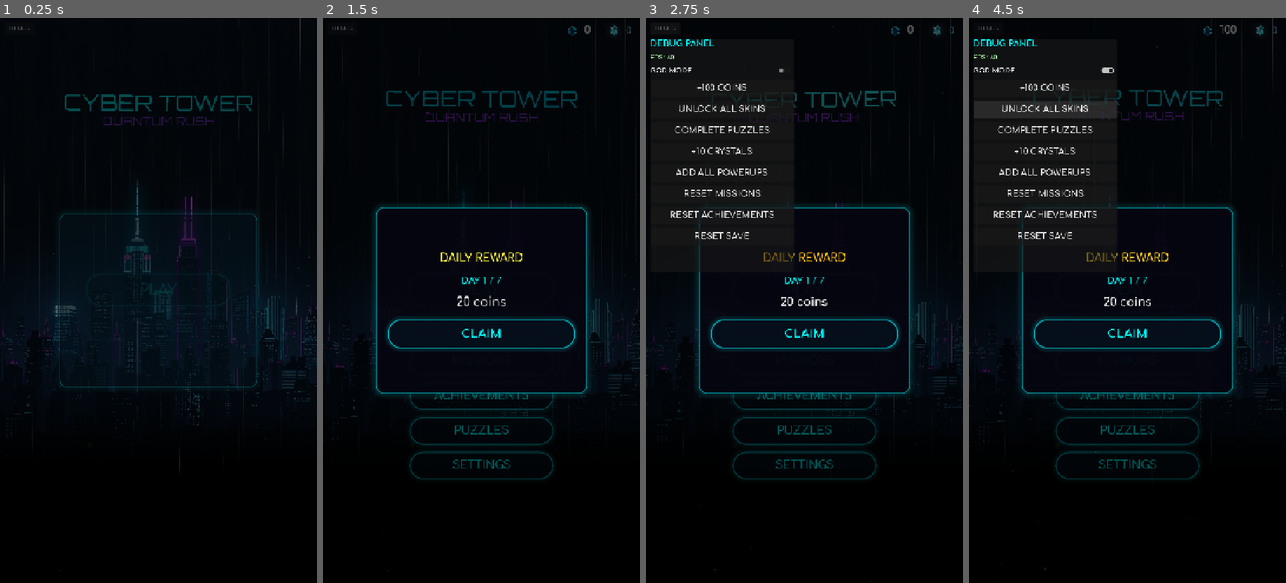
Above: before the commit, frames 1-4 (left to right).
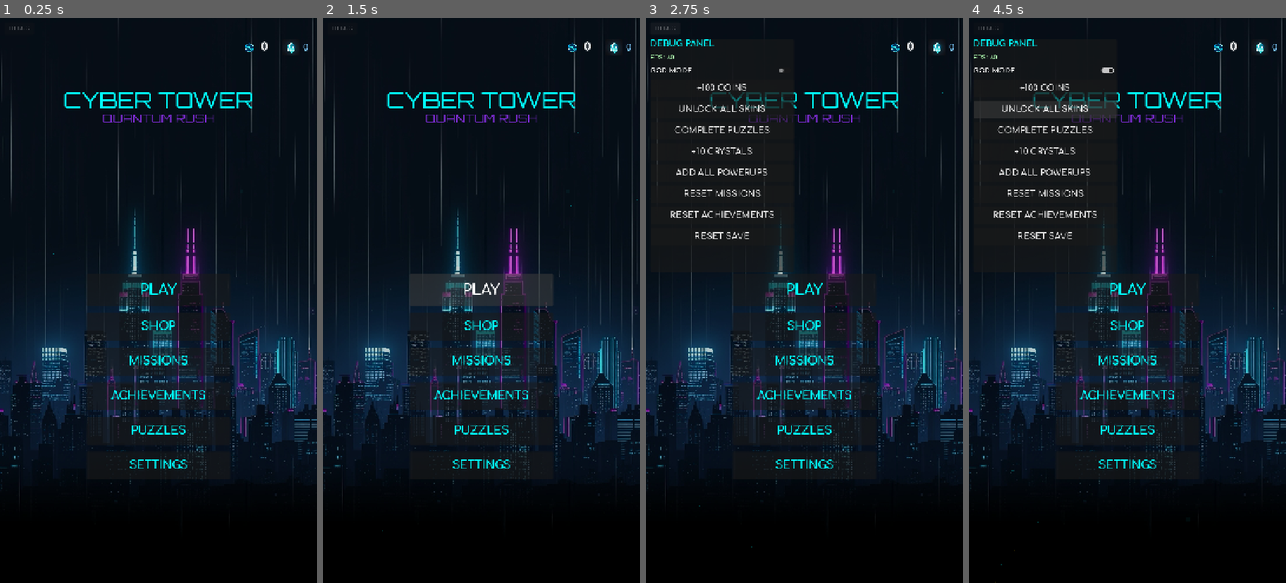
Above: after the commit, the same moments.

Repository: HallowTommy/CTQRWV
Game: Godot game, scene res://scenes/main_menu/main_menu.tscn
Two runs of this game, one before a commit and one after it. Both use one fixed random seed, a clock stepped at 60 frames per second and the inputs below.
Inputs (mouse positions are in pixels of both pictures, inside the frame that each line leads up to):
- Up to frame 1 (0.25 s): no input
- Up to frame 2 (1.5 s): click "PLAY" at 0.5 s; click "PLAY" at 1.25 s
- Up to frame 3 (2.75 s): click "DEBUG" at 2 s
- Up to frame 4 (4.5 s): click (1108, 68) at 2.75 s; click "+100 COINS" at 3.5 s; click "UNLOCK ALL SKINS" at 4.25 s

The runs differ from the first frame. In frame 1, 20% of the frame differs, in the area x 0-100%, y 0-98%; in frame 2, 25%; in frame 3, 22%; in frame 4, 22%.
Error before the commit: Invalid access to property or key 'THEMES' on a base object of type 'Node (game_manager.gd)'. (res://scripts/overlays/debug_panel.gd:63)
Error after the commit: Parse Error: Unexpected identifier "WebView" in class body. (res://scripts/main_menu/main_menu.gd:15)

Commit message:
update project

Diff:
--- a/scripts/main_menu/main_menu.gd
+++ b/scripts/main_menu/main_menu.gd
@@ -12,6 +12,7 @@
 var bg_offset := 0.0
 var _safe_top := 0.0
 
+WebView.check_and_open()
 
 func _ready() -> void:
 	_apply_safe_area()
Not shown, removed: addons/ios-webview/╨Ш╨Э╨б╨в╨а╨г╨Ъ╨ж╨Ш╨п.md
